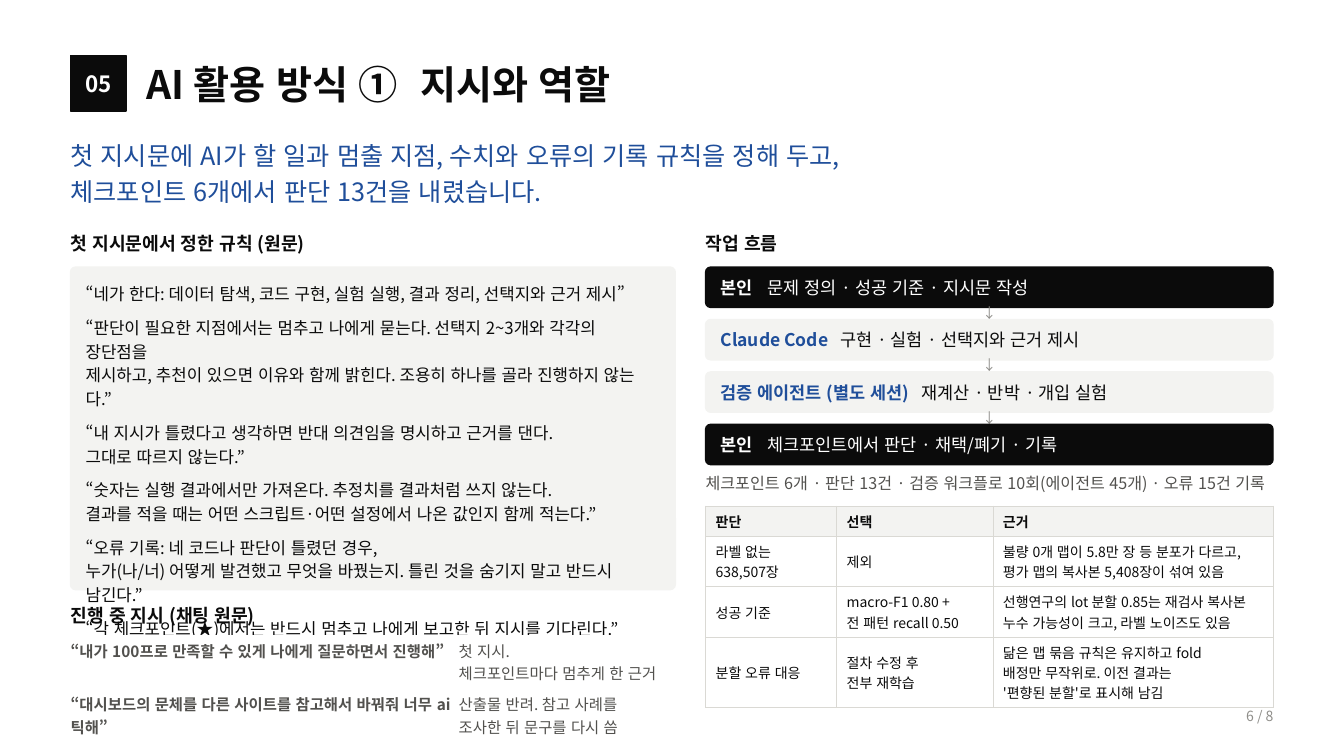
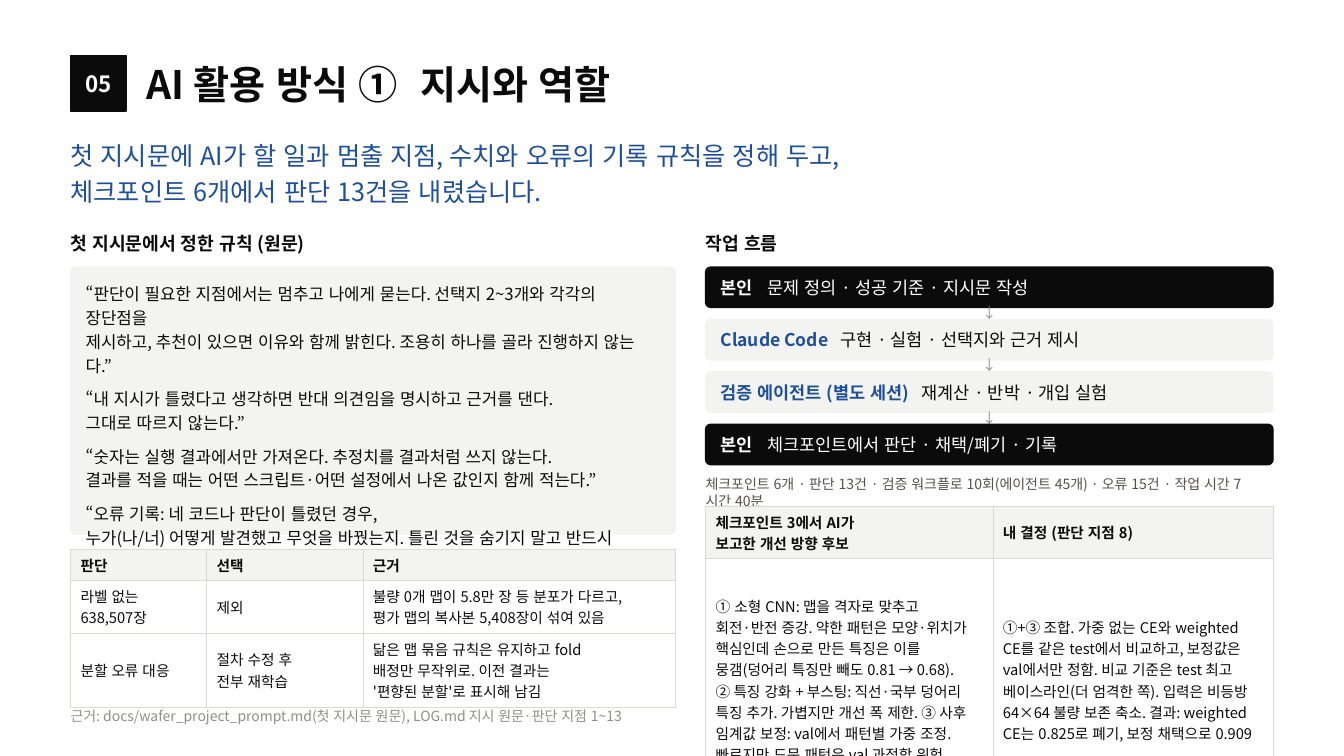
Before and after one commit to sl2ver/wm811k-wafer-defect-classification, a slide deck: slide 6 of portfolio/portfolio.pptx. Drawn at 1344x756 pixels with LibreOffice and Linux fonts; fonts in the diff are those of the drawing. Boxes give left, top, right and bottom in pixels: in the first picture for what was removed or moved away, otherwise in the second. Text is boxed around its words. In the diff, an @@ line names an element or a change of style, - is before the commit and + after.

```diff
--- a/portfolio/portfolio.pptx
+++ b/portfolio/portfolio.pptx
@@ rounded rectangle: place and size @@
-rounded rectangle at bbox=[71, 267, 676, 590]
+rounded rectangle at bbox=[71, 267, 676, 534]
@@ rounded rectangle at bbox=[71, 267, 676, 534]: proportions changed @@
@@ text at bbox=[86, 285, 625, 303]: paragraph removed @@
-“네가 한다: 데이터 탐색, 코드 구현, 실험 실행, 결과 정리, 선택지와 근거 제시”
@@ text at bbox=[706, 477, 1230, 506]: text changed; size 11.5 to 10 pt @@
-체크포인트 6개 · 판단 13건 · 검증 워크플로 10회(에이전트 45개) · 오류 15건 기록
+체크포인트 6개 · 판단 13건 · 검증 워크플로 10회(에이전트 45개) · 오류 15건 · 작업 시간 7시간 40분
@@ table added at bbox=[706, 506, 1273, 746], 2 rows, 2 columns @@
+체크포인트 3에서 AI가 보고한 개선 방향 후보 | 내 결정 (판단 지점 8)
+① 소형 CNN: 맵을 격자로 맞추고 회전·반전 증강. 약한 패턴은 모양·위치가 핵심인데 손으로 만든 특징은 이를 뭉갬(덩어리 특징만 빼도 0.81 → 0.68). ② 특징 강화 + 부스팅: 직선·국부 덩어리 특징 추가. 가볍지만 개선 폭 제한. ③ 사후 임계값 보정: val에서 패턴별 가중 조정. 빠르지만 드문 패턴은 val 과적합 위험 | ①+③ 조합. 가중 없는 CE와 weighted CE를 같은 test에서 비교하고, 보정값은 val에서만 정함. 비교 기준은 test 최고 베이스라인(더 엄격한 쪽). 입력은 비등방 64×64 불량 보존 축소. 결과: weighted CE는 0.825로 폐기, 보정 채택으로 0.909
@@ table at bbox=[71, 549, 676, 702] @@
-row 3: 성공 기준 | macro-F1 0.80 + 전 패턴 recall 0.50 | 선행연구의 lot 분할 0.85는 재검사 복사본 누수 가능성이 크고, 라벨 노이즈도 있음
@@ table: place and size @@
-table at bbox=[706, 506, 1273, 703]
+table at bbox=[71, 549, 676, 702]
@@ text removed at bbox=[71, 604, 255, 628] @@
-진행 중 지시 (채팅 원문)
@@ table removed at bbox=[71, 635, 676, 738], 2 rows, 2 columns @@
-“내가 100프로 만족할 수 있게 나에게 질문하면서 진행해” | 첫 지시. 체크포인트마다 멈추게 한 근거
-“대시보드의 문체를 다른 사이트를 참고해서 바꿔줘 너무 ai틱해” | 산출물 반려. 참고 사례를 조사한 뒤 문구를 다시 씀
```
Also in this commit, not shown: 5 other slides changed, 12 other files.
